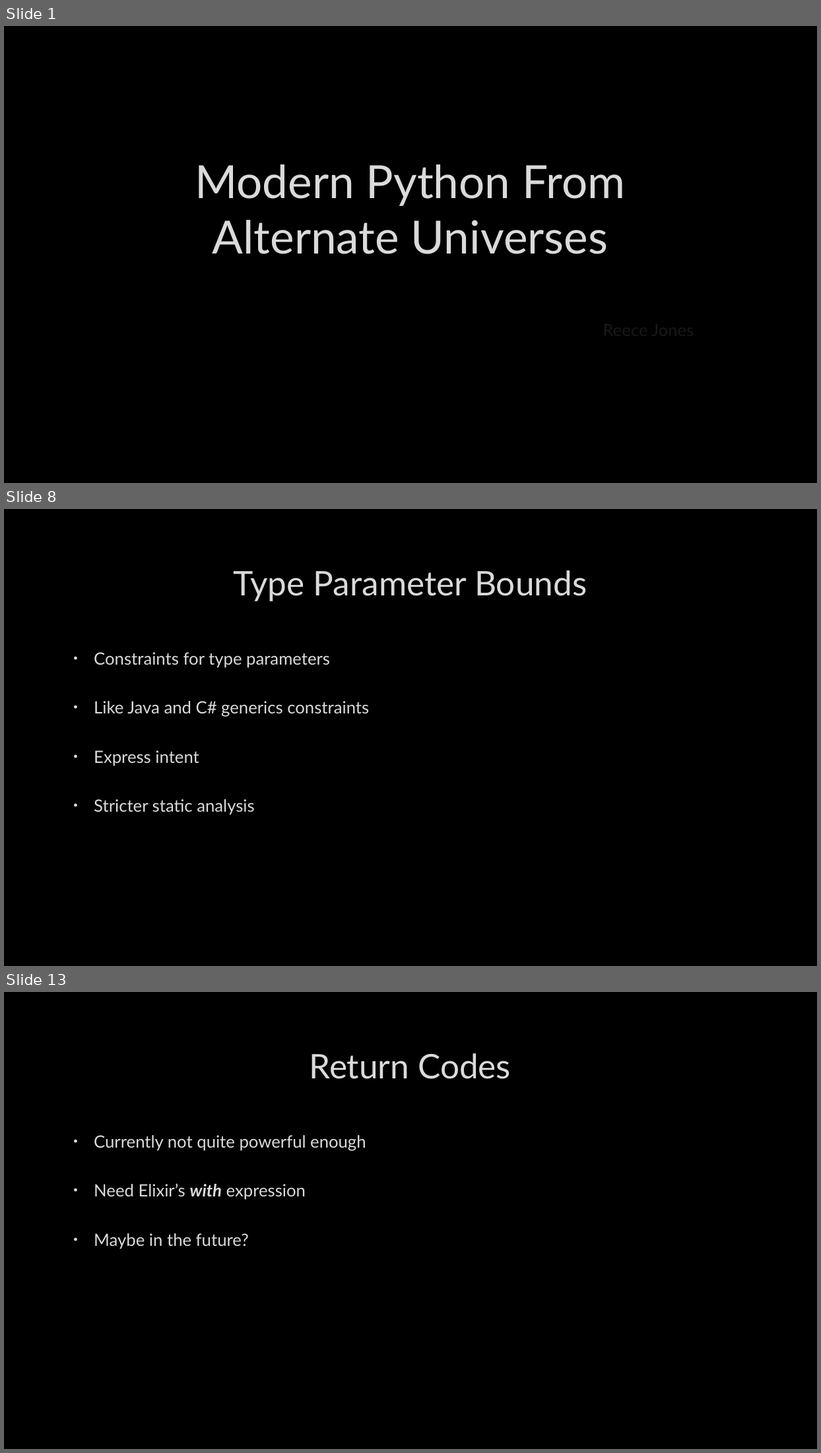
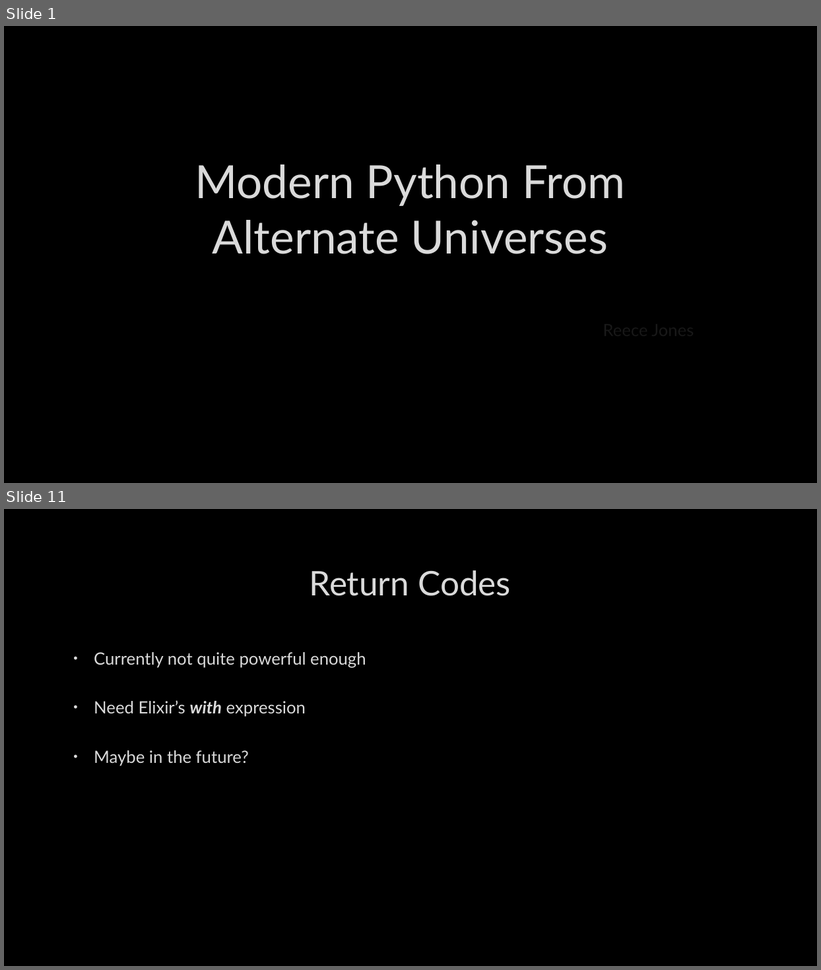
Before and after one commit to MC-DeltaT/PythonFromAltUniverses, a slide deck: Slides.pptx. Shown one above the other, each under a label of ours: slides 1, 8 and 13 before the commit, slides 1 and 11 after it; the slides between them are not shown. The pictures are 821x1453 and 821x970 pixels, drawn with LibreOffice and Linux fonts; fonts in the diff are those of the drawing; background and template pictures are left out. Boxes give left, top, right and bottom in pixels: in the first picture for what was removed or moved away, otherwise in the second. Text is boxed around its words. In the diff, an @@ line names an element or a change of style, - is before the commit and + after.

```diff
--- a/Slides.pptx
+++ b/Slides.pptx
@@ slide 8 removed at (4,509,817,966), background picture (left out) @@
@@ title removed at (234,570,587,601) @@
-Type Parameter Bounds
@@ text removed at (94,652,369,815) @@
-• Constraints for type parameters
-• Like Java and C# generics constraints
-• Express intent
-• Stricter static analysis
@@ what was slide 13 is now slide 11 @@
```
Also in this commit, not shown: 9 slides changed, 1 other slide removed, 5 other files.
